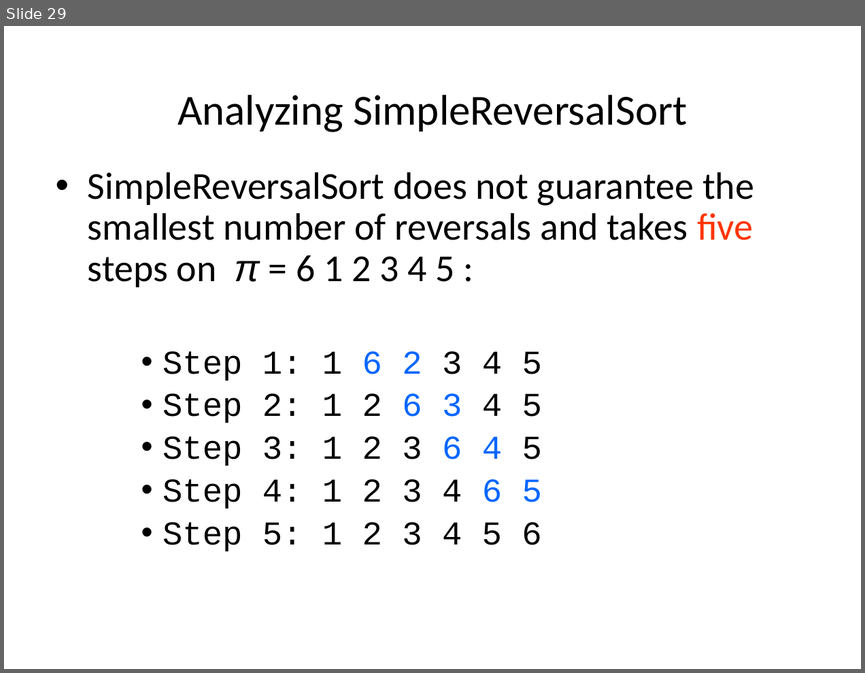
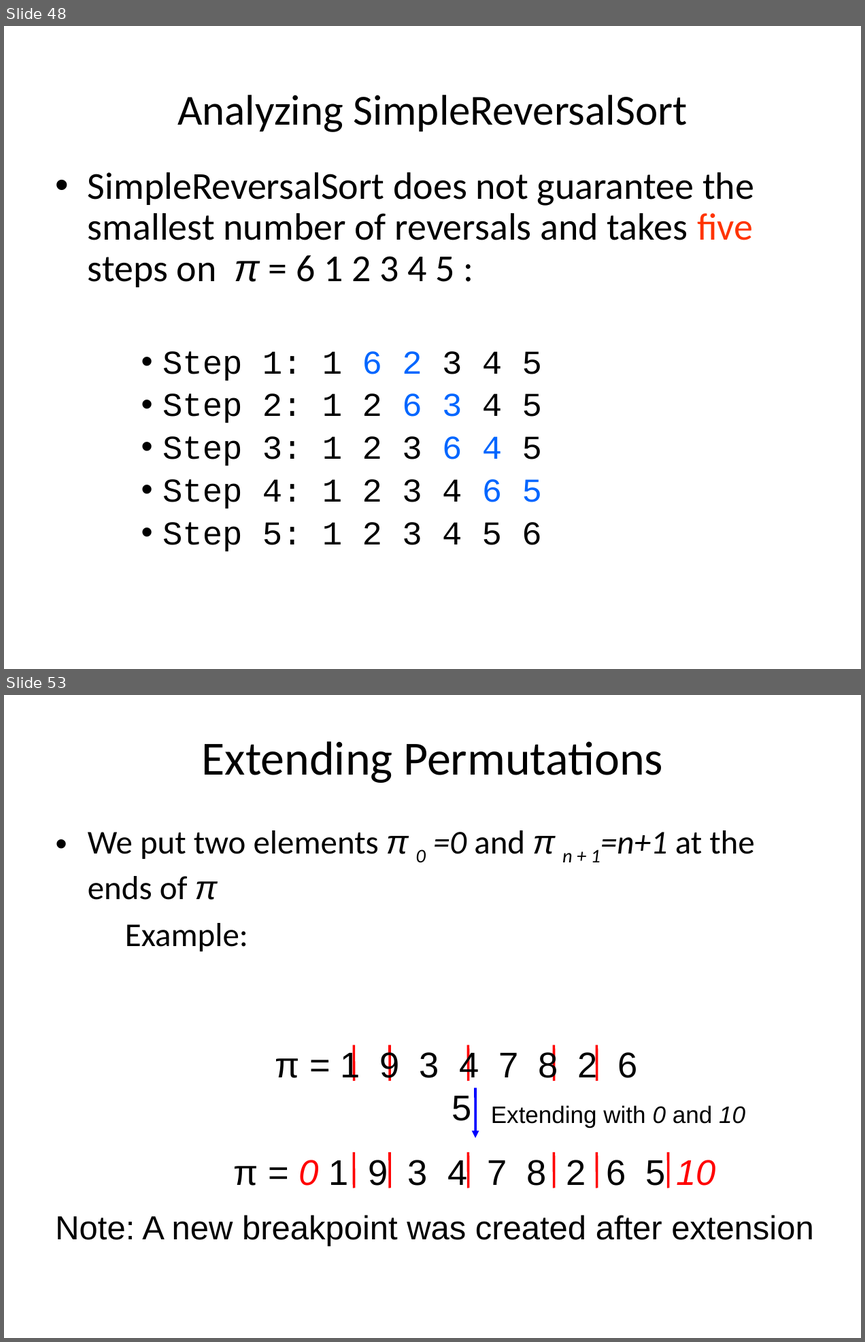
Before and after one commit to haochenhc/haochenhc.github.io, a slide deck: cs502/slides/03_genome_rearrangement.pptx. Shown one above the other, each under a label of ours: slide 29 before the commit, slides 48 and 53 after it; the slides between them are not shown. The pictures are 865x673 and 865x1342 pixels, drawn with LibreOffice and Linux fonts; fonts in the diff are those of the drawing. Boxes give left, top, right and bottom in pixels: in the first picture for what was removed or moved away, otherwise in the second. Text is boxed around its words. In the diff, an @@ line names an element or a change of style, - is before the commit and + after.

```diff
--- a/cs502/slides/03_genome_rearrangement.pptx
+++ b/cs502/slides/03_genome_rearrangement.pptx
@@ slide 53 added at <box>4,695,861,1338</box>, background #FFFFFF @@
@@ title added at <box>201,741,663,783</box>, 40 pt, text #000000 @@
+Extending Permutations
@@ text added at <box>88,830,754,951</box>, 28 pt, text #000000 @@
+• We put two elements π 0 =0 and π n + 1=n+1 at the ends of π
+  Example:
@@ text added at <box>275,1049,637,1081</box>, 30 pt, text #000000 @@
+π = 1 9 3 4 7 8 2 6 5
@@ line added from (354, 1045) to (354, 1081), #FF0000 2 pt @@
@@ line added from (390, 1045) to (390, 1081), #FF0000 2 pt @@
@@ line added from (468, 1045) to (468, 1081), #FF0000 2 pt @@
@@ line added from (554, 1045) to (554, 1081), #FF0000 2 pt @@
@@ line added from (597, 1045) to (597, 1081), #FF0000 2 pt @@
@@ arrow added from (475, 1087) to (475, 1138), #0000FF 2 pt @@
@@ text added at <box>491,1105,745,1127</box>, 20 pt, text #000000 @@
+Extending with 0 and 10
@@ text added at <box>233,1156,715,1185</box>, 30 pt, text #000000 @@
+      π = 0 1 9 3 4 7 8 2 6 5 10
@@ line added from (354, 1152) to (354, 1187), #FF0000 2 pt @@
@@ line added from (390, 1152) to (390, 1187), #FF0000 2 pt @@
@@ line added from (468, 1152) to (468, 1187), #FF0000 2 pt @@
@@ line added from (554, 1152) to (554, 1187), #FF0000 2 pt @@
@@ line added from (597, 1152) to (597, 1187), #FF0000 2 pt @@
@@ line added from (668, 1152) to (668, 1187), #FF0000 2 pt @@
@@ text added at <box>55,1215,814,1246</box>, 28 pt, text #000000 @@
+Note: A new breakpoint was created after extension
@@ what was slide 29 is now slide 48 @@
```
Also in this commit, not shown: 4 slides changed, 73 other slides added, 1 other file.
